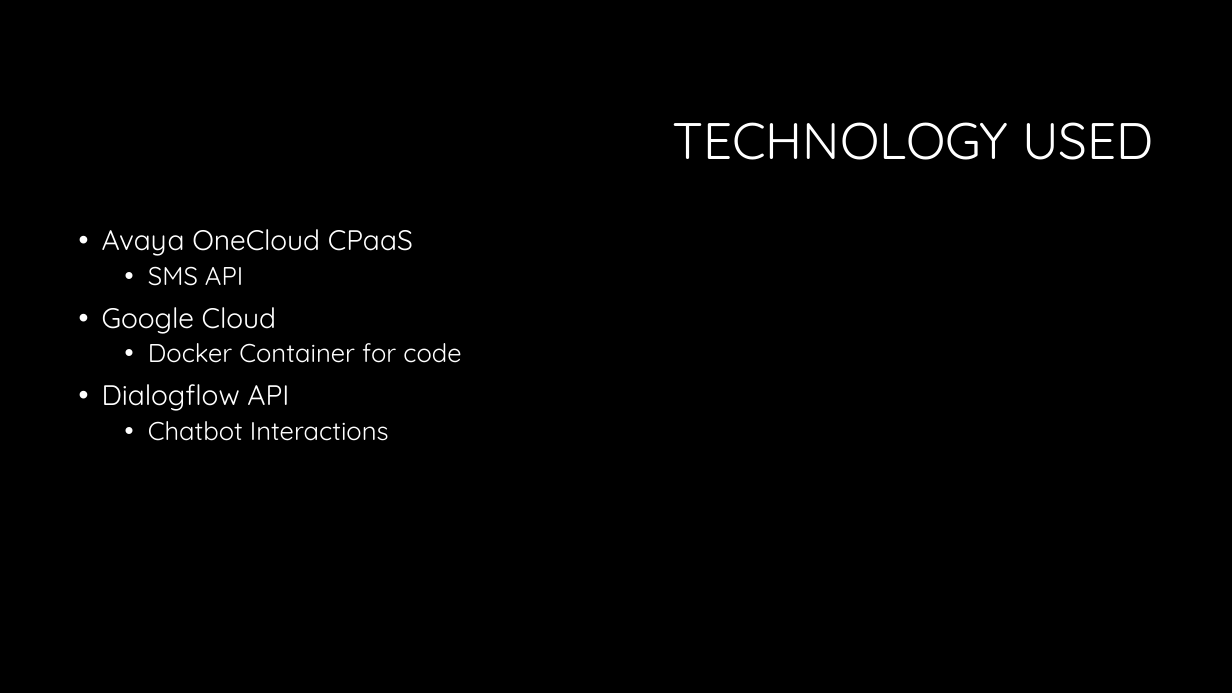
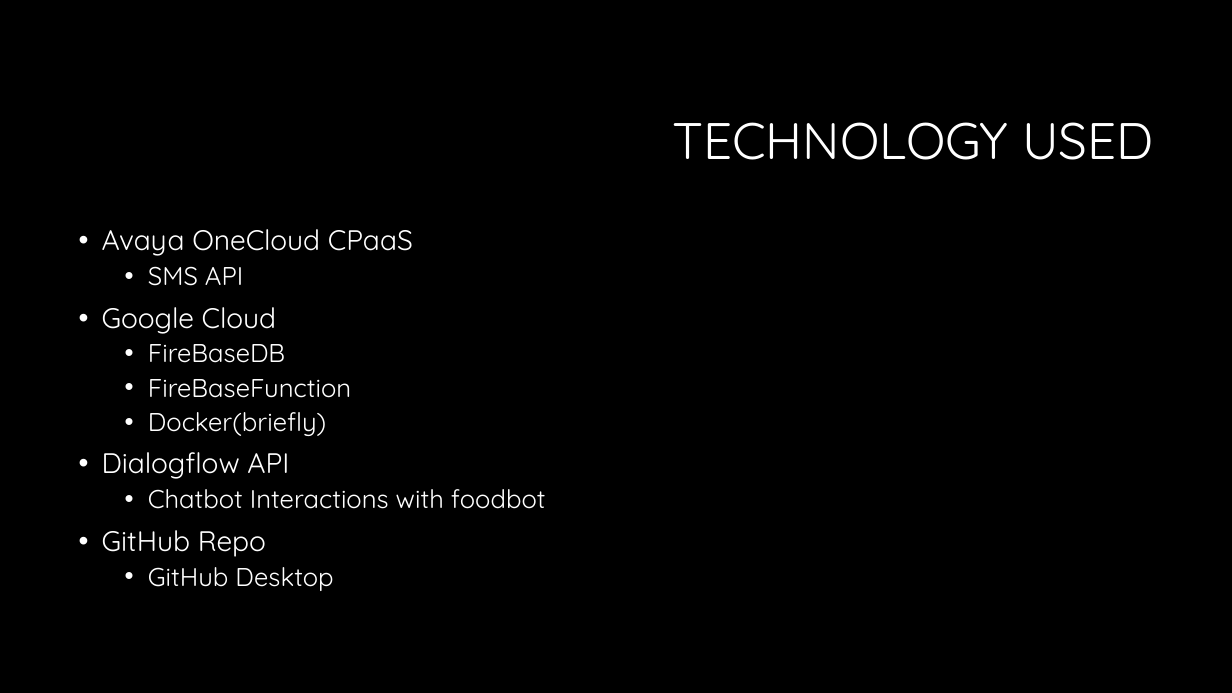
Before and after one commit to mikecairns1/tadhack2020-phoenix-mini, a slide deck: slide 5 of TadHack2020-Phoenix.pptx. Drawn at 1232x693 pixels with LibreOffice and Linux fonts; fonts in the diff are those of the drawing; background and template pictures are left out. Boxes give left, top, right and bottom in pixels: in the first picture for what was removed or moved away, otherwise in the second. Text is boxed around its words. In the diff, an @@ line names an element or a change of style, - is before the commit and + after.

```diff
--- a/TadHack2020-Phoenix.pptx
+++ b/TadHack2020-Phoenix.pptx
@@ text at box(148, 344, 351, 436): text changed @@
-  • Docker Container for code
+  • FireBaseDB
+  • FireBaseFunction
+  • Docker(briefly)
@@ text at box(102, 489, 546, 591): text changed @@
-  • Chatbot Interactions
+  • Chatbot Interactions with foodbot
+• GitHub Repo
+  • GitHub Desktop
```
Also in this commit, not shown: 3 other slides changed, 2 slides added, 2 slides removed, 1 other file.
